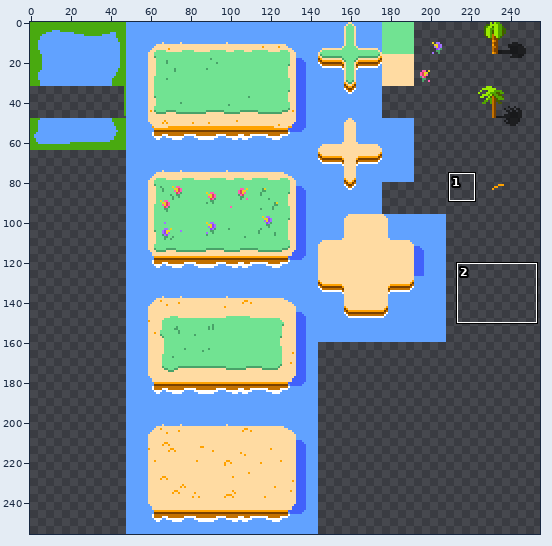
Two states of a sprite sheet, assets/tileset.png. Above: a wide view before the commit, with the close-up outlined.
Close-up. Old version:
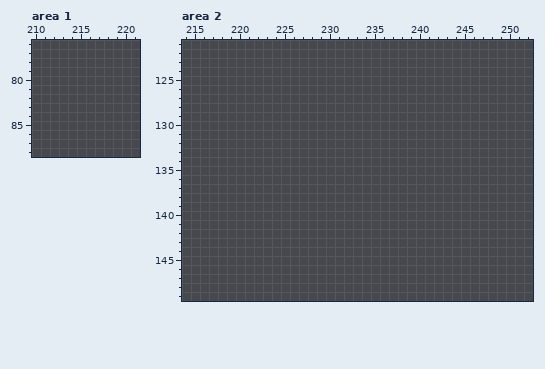
The file is 256x256 pixels. Colours within 5 levels of each other are drawn and written as one. Shown: area 1: x 210..221, y 76..88; area 2: x 214..252, y 121..149. The wide view leaves out empty margins. The commit also changed other parts of the picture, which this record leaves out.
New version:
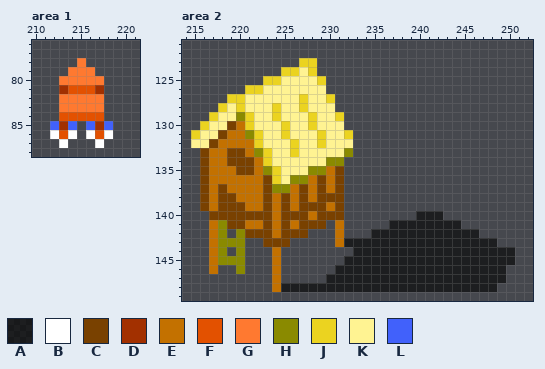
Palette (. is transparent): A #00000095  B #ffffff  C #794100  D #a23000  E #c37100  F #e35100  G #ff7930  H #8a8a00  J #ebd320  K #fff392  L #4161fb
Difference:
--- area 1
@@ x 210..221 @@
 77 ............
-78 ............
-79 ............
-80 ............
-81 ............
-82 ............
-83 ............
-84 ............
-85 ............
-86 ............
-87 ............
+78 .....G......
+79 ....GGG.....
+80 ...GGGGG....
+81 ...DFFFD....
+82 ...GGGGG....
+83 ...GGGGG....
+84 ...FFFFF....
+85 ..LDL.LDL...
+86 ..BFB.BFB...
+87 ...B...B....
 88 ............
--- area 2
@@ x 214..252 @@
 122 .......................................
-123 .......................................
-124 .......................................
-125 .......................................
-126 .......................................
-127 .......................................
-128 .......................................
-129 .......................................
-130 .......................................
-131 .......................................
-132 .......................................
-133 .......................................
-134 .......................................
-135 .......................................
-136 .......................................
-137 .......................................
-138 .......................................
-139 .......................................
-140 .......................................
-141 .......................................
-142 .......................................
-143 .......................................
-144 .......................................
-145 .......................................
-146 .......................................
-147 .......................................
-148 .......................................
+123 .............JJ........................
+124 ...........JJKJ........................
+125 .........JJKKKKJ.......................
+126 .......JJKKKKKKK.......................
+127 .....JJKKKKKKJKKJ......................
+128 ....JKJKKKJKKJKKK......................
+129 ...JKKHJKKJKKKJKKJ.....................
+130 ..JKKCEJKKKJKKJKKK.....................
+131 .JKKCEEHJKKJKKKJKKJ....................
+132 .KKCEEEEJKKKJKKJKKK....................
+133 ..CEECCEHJKKJKKKKKH....................
+134 ..CEECCCEJKKKKKKHH.....................
+135 ..CEEECCEHJKKKHHEC.....................
+136 ..CEEEEEECJKHHECEC.....................
+137 ..CECEEEECHHECECEC.....................
+138 ..CECCEEECECECECCC.....................
+139 ..CECCCEECECECCCEC.....................
+140 ...CCCCCCCECCCECCC........AAA..........
+141 ...EHCCEECECECCC.E.....AAAAAAAA........
+142 ...EH.HCCCECCC...E...AAAAAAAAAAAA......
+143 ...EHHH..CCC.....EAAAAAAAAAAAAAAAAA....
+144 ...EH.H...E........AAAAAAAAAAAAAAAAAA..
+145 ...EHHH...E.......AAAAAAAAAAAAAAAAAAA..
+146 ...E..H...E......AAAAAAAAAAAAAAAAAAA...
+147 ..........E.....AAAAAAAAAAAAAAAAAAAA...
+148 ..........EAAAAAAAAAAAAAAAAAAAAAAAA....
 149 .......................................
Pixel boxes of the changes (left, top, right, bottom) in both close-ups:
added: (50, 58, 113, 148)
added: (191, 58, 515, 292)
